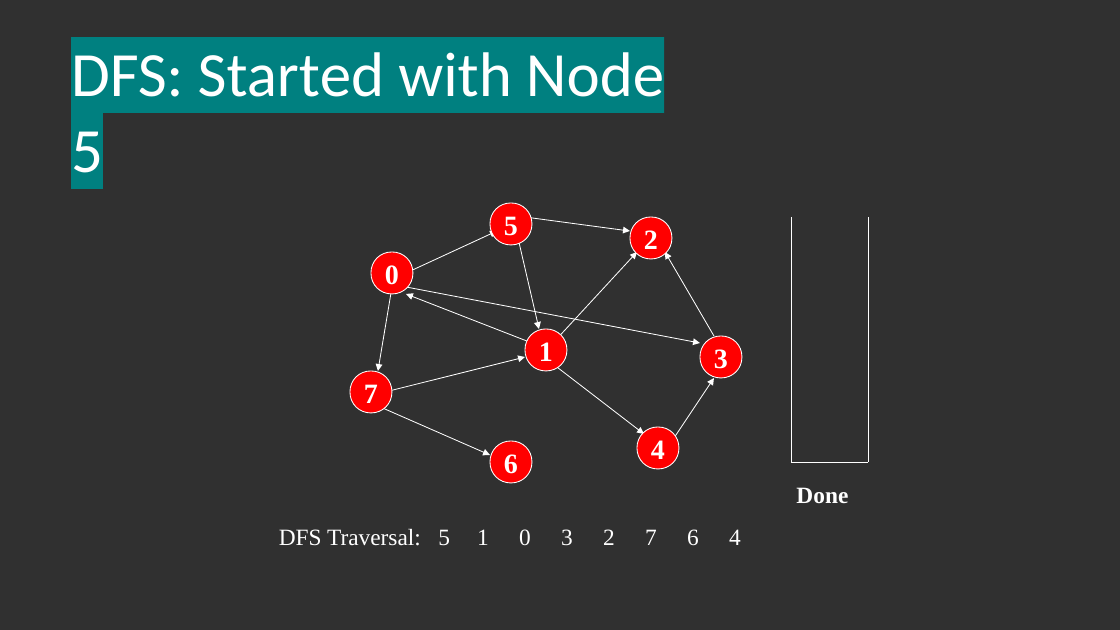
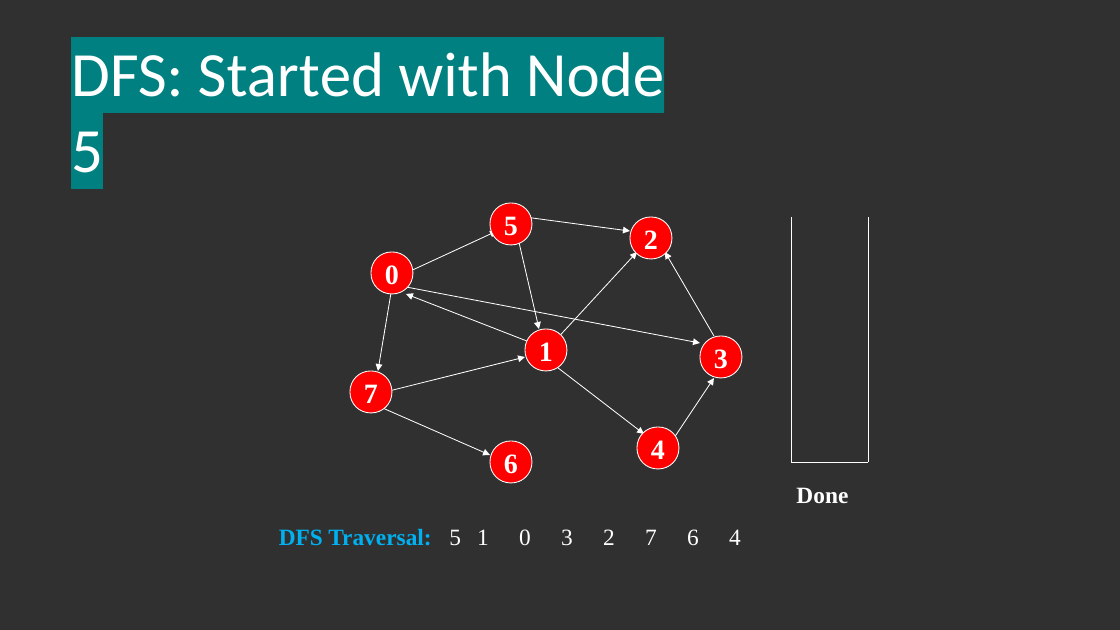
Before and after one commit to imdpkjswl/1My-Programs, a slide deck: slide 12 of COLLEGE/DAA LAB/dfs.pptx. Drawn at 1120x630 pixels with LibreOffice and Linux fonts; fonts in the diff are those of the drawing. Boxes give left, top, right and bottom in pixels: in the first picture for what was removed or moved away, otherwise in the second. Text is boxed around its words. In the diff, an @@ line names an element or a change of style, - is before the commit and + after.

```diff
--- a/COLLEGE/DAA LAB/dfs.pptx
+++ b/COLLEGE/DAA LAB/dfs.pptx
@@ text "DFS Traversal: 5 1 0 ..." at [279,529,741,546]: text colour #FFFFFF to #00B0F0, bold on in "DFS Traversal:" @@
```
Also in this commit, not shown: 7 other slides changed.
